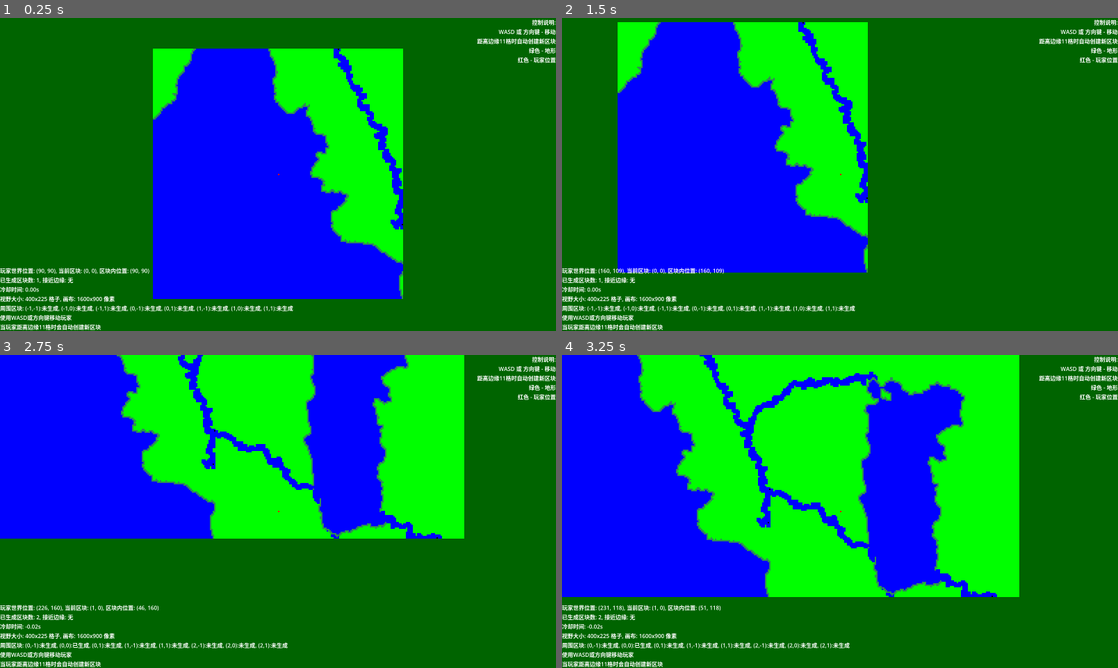
Above: before the commit, frames 1-4 (two rows, left to right).
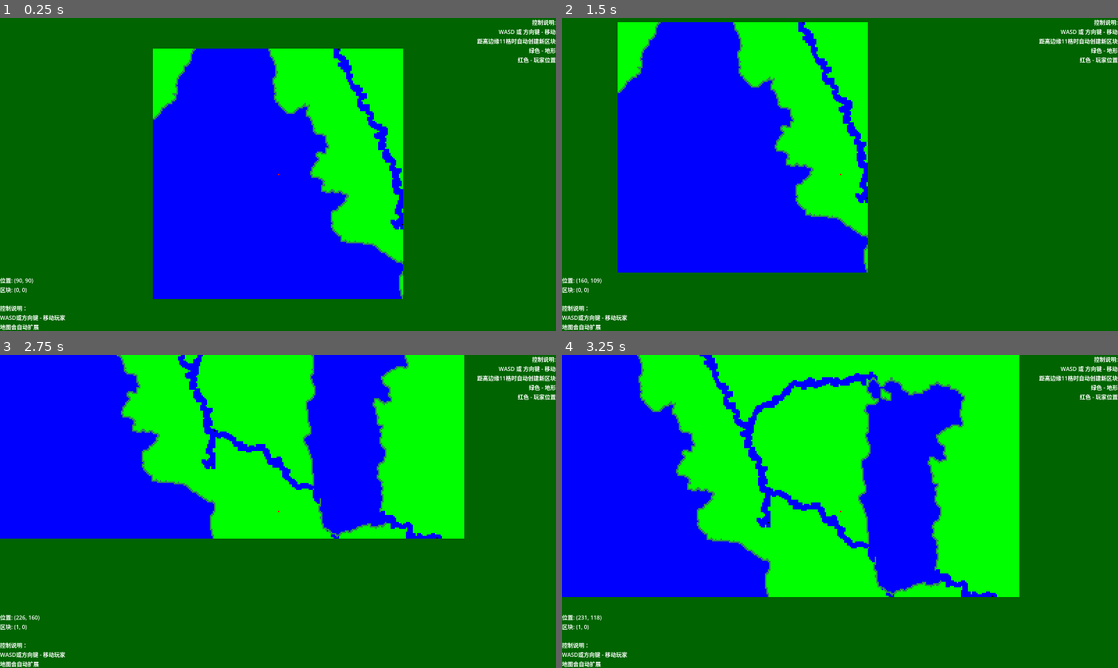
Above: after the commit, the same moments.

Repository: AliveGh0st/overmapchunkdemo
Game: Godot game, scene res://overmap_system.tscn
The game is run twice, just before and just after one commit, with the same random seed, the same clock (stepped at 60 frames per second) and the same inputs.
Inputs:
- Up to frame 1 (0.25 s): no input
- Up to frame 2 (1.5 s): tap Enter at 0.5 s; hold Right (ui_right) 0.53-1.28 s; hold Down (ui_down) from 1.28 s (still down)
- Up to frame 3 (2.75 s): release Down (ui_down) at 2.03 s; hold Right (ui_right) from 2.03 s (still down)
- Up to frame 4 (3.25 s): release Right (ui_right) at 2.78 s; hold Up (ui_up) from 2.78 s (still down)

The runs differ from the first frame. In frame 1, 1.8% of the frame differs, in the area x 0-53%, y 79-100%; in frame 2, 1.8%; in frame 3, 1.8%; in frame 4, 1.8%.

Commit message:
更新调试信息显示为简化版本

Diff:
--- a/overmap_renderer.gd
+++ b/overmap_renderer.gd
@@ -71,9 +71,7 @@
 	canvas_size_x = map_size_x * CELL_SIZE
 	canvas_size_y = map_size_y * CELL_SIZE
 
-	print("视口大小更新: %dx%d 像素, 地图格子: %dx%d, 画布: %dx%d" % [
-		viewport_size.x, viewport_size.y, map_size_x, map_size_y, canvas_size_x, canvas_size_y
-	])
+	# 静默更新视口大小，移除控制台输出
 
 func _on_viewport_size_changed():
 	"""当视口大小变化时重新计算并重新创建画布"""
@@ -85,9 +83,7 @@
 	# 只有当画布尺寸实际发生变化时才重新创建画布
 	if canvas_size_x != old_canvas_size_x or canvas_size_y != old_canvas_size_y:
 		setup_canvas()
-		print("画布尺寸变化，重新创建画布: %dx%d -> %dx%d" % [
-			old_canvas_size_x, old_canvas_size_y, canvas_size_x, canvas_size_y
-		])
+		# 静默重新创建画布，移除控制台输出
 
 func _ready():
 	add_to_group("overmap_manager")
@@ -102,7 +98,7 @@
 	await get_tree().process_frame
 	player_ref = get_tree().get_first_node_in_group("player")
 	if not player_ref:
-		print("警告：未找到玩家节点")
+		# 静默处理玩家未找到的情况
 		return
 
 	# 生成初始区块（0,0区块）
@@ -934,7 +930,22 @@
 	if canvas_texture:
 		draw_texture(canvas_texture, Vector2.ZERO)
 
+func get_simple_info() -> String:
+	"""返回简化的玩家位置信息，移除详细的调试数据"""
+	var world_pos = player_ref.global_position if player_ref else Vector2.ZERO
+	var world_grid_x = int(world_pos.x / 32.0)
+	var world_grid_y = int(world_pos.y / 32.0)
+	var current_chunk = Vector2i(
+		int(floor(float(world_grid_x) / CHUNK_SIZE)),
+		int(floor(float(world_grid_y) / CHUNK_SIZE))
+	)
+
+	return "位置: (%d, %d)\n区块: (%d, %d)" % [
+		world_grid_x, world_grid_y, current_chunk.x, current_chunk.y
+	]
+
 func get_debug_info() -> String:
+	"""保留原有的详细调试信息方法，供开发时使用"""
 	var world_pos = player_ref.global_position if player_ref else Vector2.ZERO
 	var world_grid_x = int(world_pos.x / 32.0)
 	var world_grid_y = int(world_pos.y / 32.0)
--- a/overmap_ui.gd
+++ b/overmap_ui.gd
@@ -14,12 +14,13 @@
 		overmap_manager = get_node("../OvermapRenderer")
 
 	if not overmap_manager:
-		print("警告：未找到OvermapManager")
+		pass  # 静默处理，不输出警告
 	else:
-		print("成功找到OvermapManager")
+		pass  # 静默处理，不输出成功信息
 
 func _process(_delta):
-	if overmap_manager and debug_label and overmap_manager.has_method("get_debug_info"):
-		debug_label.text = overmap_manager.get_debug_info()
-		debug_label.text += "\n使用WASD或方向键移动玩家"
-		debug_label.text += "\n当玩家距离边缘11格时会自动创建新区块"
+	if overmap_manager and debug_label and overmap_manager.has_method("get_simple_info"):
+		debug_label.text = overmap_manager.get_simple_info()
+		debug_label.text += "\n\n控制说明："
+		debug_label.text += "\nWASD或方向键 - 移动玩家"
+		debug_label.text += "\n地图会自动扩展"
